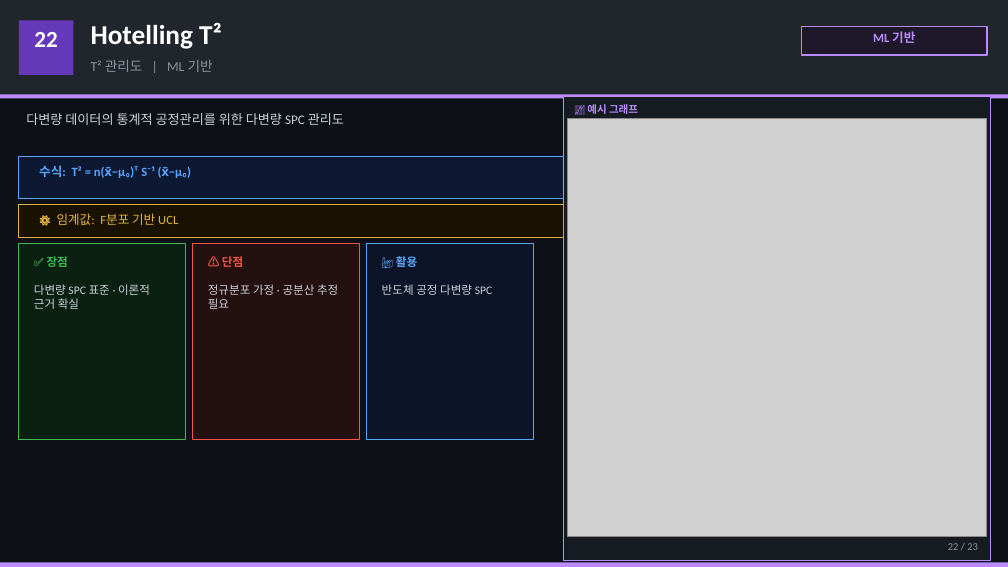
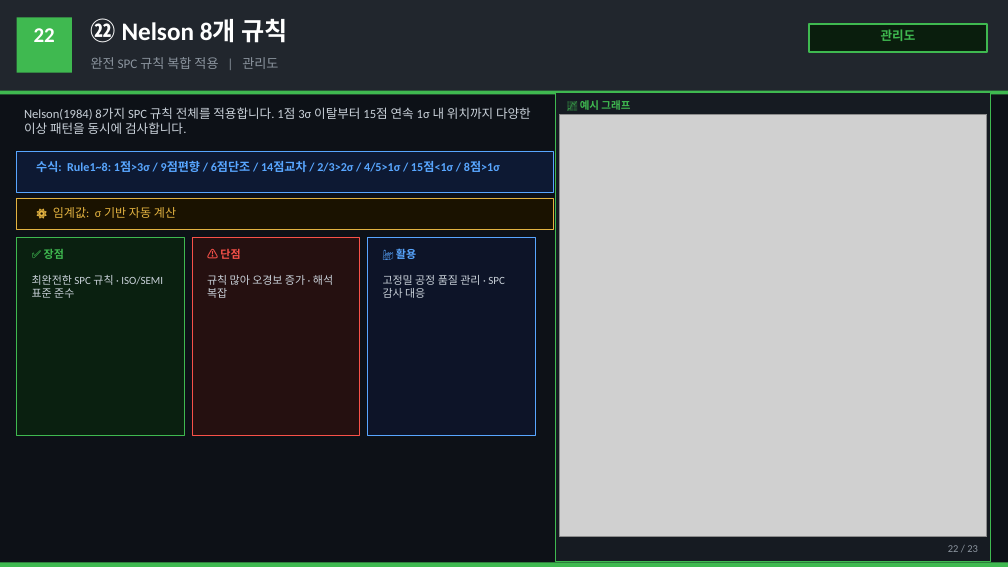
Before and after one commit to pollya32/python101, a slide deck: slide 23 of [예제 015] FDC 이상감지 시스템/FDC_이상감지_23종_상세설명.pptx. Drawn at 1008x567 pixels with LibreOffice and Linux fonts; fonts in the diff are those of the drawing; grey boxes stand for pictures. Boxes give left, top, right and bottom in pixels: in the first picture for what was removed or moved away, otherwise in the second. Text is boxed around its words. In the diff, an @@ line names an element or a change of style, - is before the commit and + after.

```diff
--- a/[예제 015] FDC 이상감지 시스템/FDC_이상감지_23종_상세설명.pptx
+++ b/[예제 015] FDC 이상감지 시스템/FDC_이상감지_23종_상세설명.pptx
@@ text "22" at (34, 28, 55, 42): size 22 to 20 pt @@
@@ rectangle at (17, 17, 72, 73): fill #6639BA to #3FB950 @@
@@ text at (91, 18, 288, 43): text changed; size 26 to 24 pt @@
-Hotelling T²
+㉒ Nelson 8개 규칙
@@ rectangle: place and size @@
-rectangle at (802, 26, 987, 55)
+rectangle at (809, 24, 987, 52)
@@ rectangle at (809, 24, 987, 52): fill #1F172A to #0A1E0D; outline #BC8CFF 1.5 pt to #3FB950 1.5 pt @@
@@ text at (881, 29, 916, 41): text changed; text colour #BC8CFF to #3FB950 @@
-ML 기반
+관리도
@@ text at (91, 57, 278, 69): text changed; size 13 to 12.5 pt @@
-T² 관리도 | ML 기반
+완전 SPC 규칙 복합 적용 | 관리도
@@ 4 rectangles: place and size @@
-4 rectangles at (0, 95, 1008, 440)
+4 rectangles at (0, 91, 1008, 436)
@@ rectangle at (0, 91, 1008, 95): fill #BC8CFF to #3FB950 @@
@@ text at (24, 107, 531, 134): text changed; size 12.5 to 12 pt @@
-다변량 데이터의 통계적 공정관리를 위한 다변량 SPC 관리도
+Nelson(1984) 8가지 SPC 규칙 전체를 적용합니다. 1점 3σ 이탈부터 15점 연속 1σ 내 위치까지 다양한 이상 패턴을 동시에 검사합니다.
@@ rectangle: place and size @@
-rectangle at (563, 96, 991, 561)
+rectangle at (556, 92, 991, 562)
@@ rectangle at (556, 92, 991, 562): outline #BC8CFF 1 pt to #3FB950 1 pt @@
@@ text "📈 예시 그래프": place and size @@
-text "📈 예시 그래프" at (587, 104, 638, 114)
+text "📈 예시 그래프" at (580, 100, 630, 110)
@@ text "📈 예시 그래프" at (580, 100, 630, 110): text colour #BC8CFF to #3FB950 @@
@@ picture: place and size @@
-picture at (567, 119, 987, 536)
+picture at (560, 114, 987, 537)
@@ rectangle: place and size @@
-rectangle at (19, 157, 563, 198)
+rectangle at (17, 151, 554, 193)
@@ text at (36, 161, 500, 172): text changed; size 12 to 11.5 pt @@
-수식: T² = n(x̄−μ₀)ᵀ S⁻¹ (x̄−μ₀)
+수식: Rule1~8: 1점>3σ / 9점편향 / 6점단조 / 14점교차 / 2/3>2σ / 4/5>1σ / 15점<1σ / 8점>1σ
@@ rectangle: place and size @@
-rectangle at (19, 204, 563, 237)
+rectangle at (17, 198, 554, 230)
@@ text at (53, 207, 176, 218): text changed; size 12 to 11.5 pt @@
-⚙ 임계값: F분포 기반 UCL
+⚙ 임계값: σ 기반 자동 계산
@@ 3 texts: place and size @@
-3 texts at (47, 256, 417, 267)
+3 texts at (44, 246, 416, 261)
@@ size 11 to 10.5 pt in 3 elements at (220, 248, 240, 259), (44, 249, 64, 259), (396, 246, 416, 261) @@
@@ text at (32, 275, 163, 298): text changed; size 11 to 10.5 pt @@
-다변량 SPC 표준 · 이론적 근거 확실
+최완전한 SPC 규칙 · ISO/SEMI 표준 준수
@@ text at (207, 275, 333, 298): text changed; size 11 to 10.5 pt @@
-정규분포 가정 · 공분산 추정 필요
+규칙 많아 오경보 증가 · 해석 복잡
@@ text at (383, 275, 505, 298): text changed; size 11 to 10.5 pt @@
-반도체 공정 다변량 SPC
+고정밀 공정 품질 관리 · SPC 감사 대응
@@ rectangle at (0, 563, 1008, 567): fill #BC8CFF to #3FB950 @@
```
Also in this commit, not shown: 11 other slides changed, 13 slides added, 13 slides removed.
